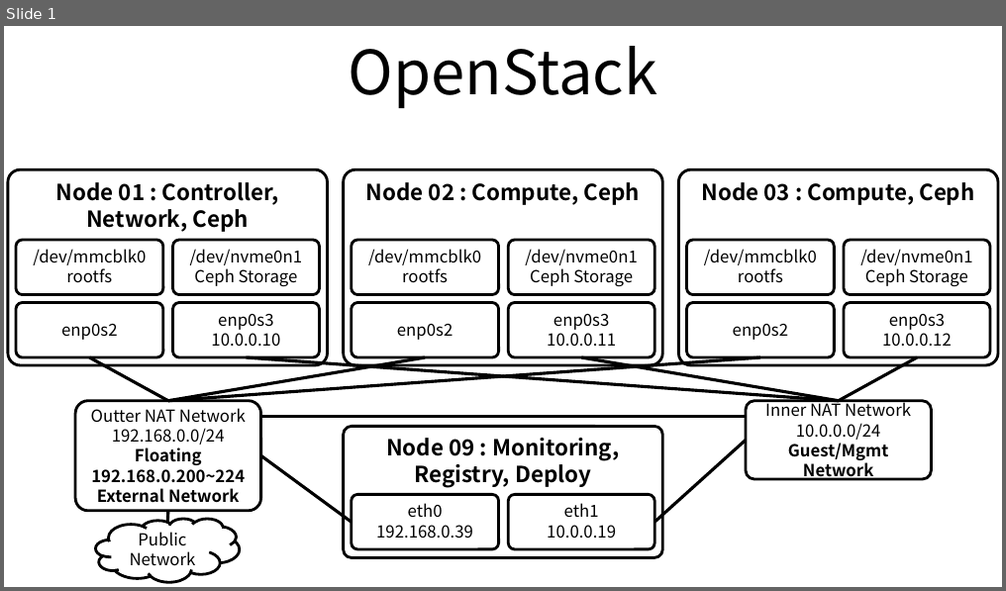
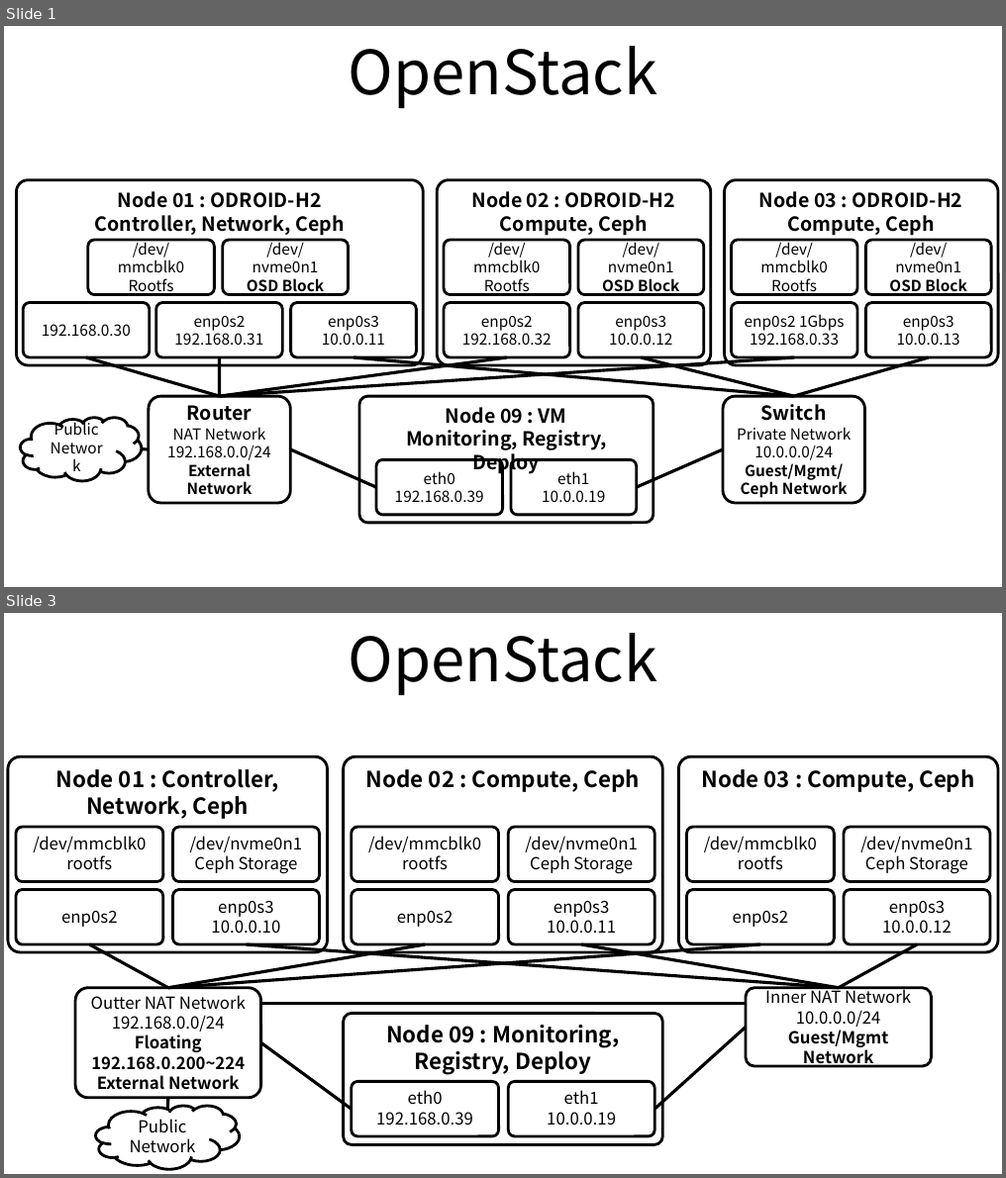
Before and after one commit to ssup2/blog-old, a slide deck: images/record/OpenStack_Rocky_Install_Kolla-Ansible_Ubuntu_18.04_ODROID-H2_Cluster/OpenStack_Rocky_Install_Ansible_Ubuntu_18.04_ODROID-H2_Cluster.pptx. Shown one above the other, each under a label of ours: slide 1 before the commit, slides 1 and 3 after it; the slides between them are not shown. The pictures are 1006x591 and 1006x1178 pixels, drawn with LibreOffice and Linux fonts; fonts in the diff are those of the drawing. Boxes give left, top, right and bottom in pixels: in the first picture for what was removed or moved away, otherwise in the second. Text is boxed around its words. In the diff, an @@ line names an element or a change of style, - is before the commit and + after.

```diff
--- a/images/record/OpenStack_Rocky_Install_Kolla-Ansible_Ubuntu_18.04_ODROID-H2_Cluster/OpenStack_Rocky_Install_Ansible_Ubuntu_18.04_ODROID-H2_Cluster.pptx
+++ b/images/record/OpenStack_Rocky_Install_Kolla-Ansible_Ubuntu_18.04_ODROID-H2_Cluster/OpenStack_Rocky_Install_Ansible_Ubuntu_18.04_ODROID-H2_Cluster.pptx
@@ slide 1 added at [4,26,1002,587], background #FFFFFF @@
@@ title added at [349,46,658,108], 44 pt, text #000000 @@
+OpenStack
@@ rounded rectangle added at [16,180,423,367], outline #000000 2 pt, 14 pt, text #000000, bold @@
+Node 01 : ODROID-H2
+Controller, Network, Ceph
@@ rounded rectangle added at [437,180,711,367], outline #000000 2 pt, 14 pt, text #000000, bold @@
+Node 02 : ODROID-H2
+Compute, Ceph
@@ rounded rectangle added at [725,180,998,367], outline #000000 2 pt, 14 pt, text #000000, bold @@
+Node 03 : ODROID-H2
+Compute, Ceph
@@ rounded rectangle added at [88,240,215,294], outline #000000 2 pt, 11 pt, text #000000 @@
+/dev/mmcblk0
+Rootfs
@@ rounded rectangle added at [223,240,349,294], outline #000000 2 pt, 11 pt, text #000000 @@
+/dev/nvme0n1
+OSD Block
@@ rounded rectangle added at [445,240,571,294], outline #000000 2 pt, 11 pt, text #000000 @@
+/dev/mmcblk0
+Rootfs
@@ rounded rectangle added at [578,240,704,294], outline #000000 2 pt, 11 pt, text #000000 @@
+/dev/nvme0n1
+OSD Block
@@ rounded rectangle added at [732,240,858,294], outline #000000 2 pt, 11 pt, text #000000 @@
+/dev/mmcblk0
+Rootfs
@@ rounded rectangle added at [865,240,991,294], outline #000000 2 pt, 11 pt, text #000000 @@
+/dev/nvme0n1
+OSD Block
@@ rounded rectangle added at [23,302,150,358], outline #000000 2 pt, 11 pt, text #000000 @@
+192.168.0.30
@@ rounded rectangle added at [155,302,282,358], outline #000000 2 pt, 11 pt, text #000000 @@
+enp0s2
+192.168.0.31
@@ rounded rectangle added at [290,302,416,358], outline #000000 2 pt, 11 pt, text #000000 @@
+enp0s3
+10.0.0.11
@@ rounded rectangle added at [445,302,571,358], outline #000000 2 pt, 11 pt, text #000000 @@
+enp0s2
+192.168.0.32
@@ rounded rectangle added at [578,302,704,358], outline #000000 2 pt, 11 pt, text #000000 @@
+enp0s3
+10.0.0.12
@@ rounded rectangle added at [732,302,858,358], outline #000000 2 pt, 11 pt, text #000000 @@
+enp0s2 1Gbps
+192.168.0.33
@@ rounded rectangle added at [865,302,991,358], outline #000000 2 pt, 11 pt, text #000000 @@
+enp0s3
+10.0.0.13
@@ line added from (86, 358) to (220, 396), #000000 2.25 pt @@
@@ line added from (220, 358) to (220, 396), #000000 2.25 pt @@
@@ line added from (507, 358) to (220, 396), #000000 2.25 pt @@
@@ line added from (794, 358) to (220, 396), #000000 2.25 pt @@
@@ line added from (353, 358) to (793, 396), #000000 2.25 pt @@
@@ line added from (641, 358) to (793, 396), #000000 2.25 pt @@
@@ line added from (928, 358) to (793, 396), #000000 2.25 pt @@
@@ rounded rectangle added at [149,396,290,503], outline #000000 2 pt, 11 pt, text #000000 @@
+Router
+NAT Network
+192.168.0.0/24
+External Network
@@ rounded rectangle added at [359,396,652,523], outline #000000 2 pt, 14 pt, text #000000, bold @@
+Node 09 : VM
+Monitoring, Registry, Deploy
@@ rounded rectangle added at [723,396,864,503], outline #000000 2 pt, 11 pt, text #000000, bold @@
+Switch
+Private Network
+10.0.0.0/24
+Guest/Mgmt/
+Ceph Network
@@ cloud added at [20,417,141,481], fill #FFFFFF, outline #000000 2 pt, 11 pt, text #000000 @@
+Public
+Network
@@ line added from (149, 450) to (142, 449), #000000 2.25 pt @@
@@ line added from (376, 487) to (290, 450), #000000 2.25 pt @@
@@ rounded rectangle added at [376,460,503,515], outline #000000 2 pt, 11 pt, text #000000 @@
+eth0
+192.168.0.39
@@ rounded rectangle added at [511,460,637,515], outline #000000 2 pt, 11 pt, text #000000 @@
+eth1
+10.0.0.19
@@ line added from (637, 487) to (723, 450), #000000 2.25 pt @@
@@ what was slide 1 is now slide 3 @@
```
Also in this commit, not shown: 1 other slide added, 4 other files.
